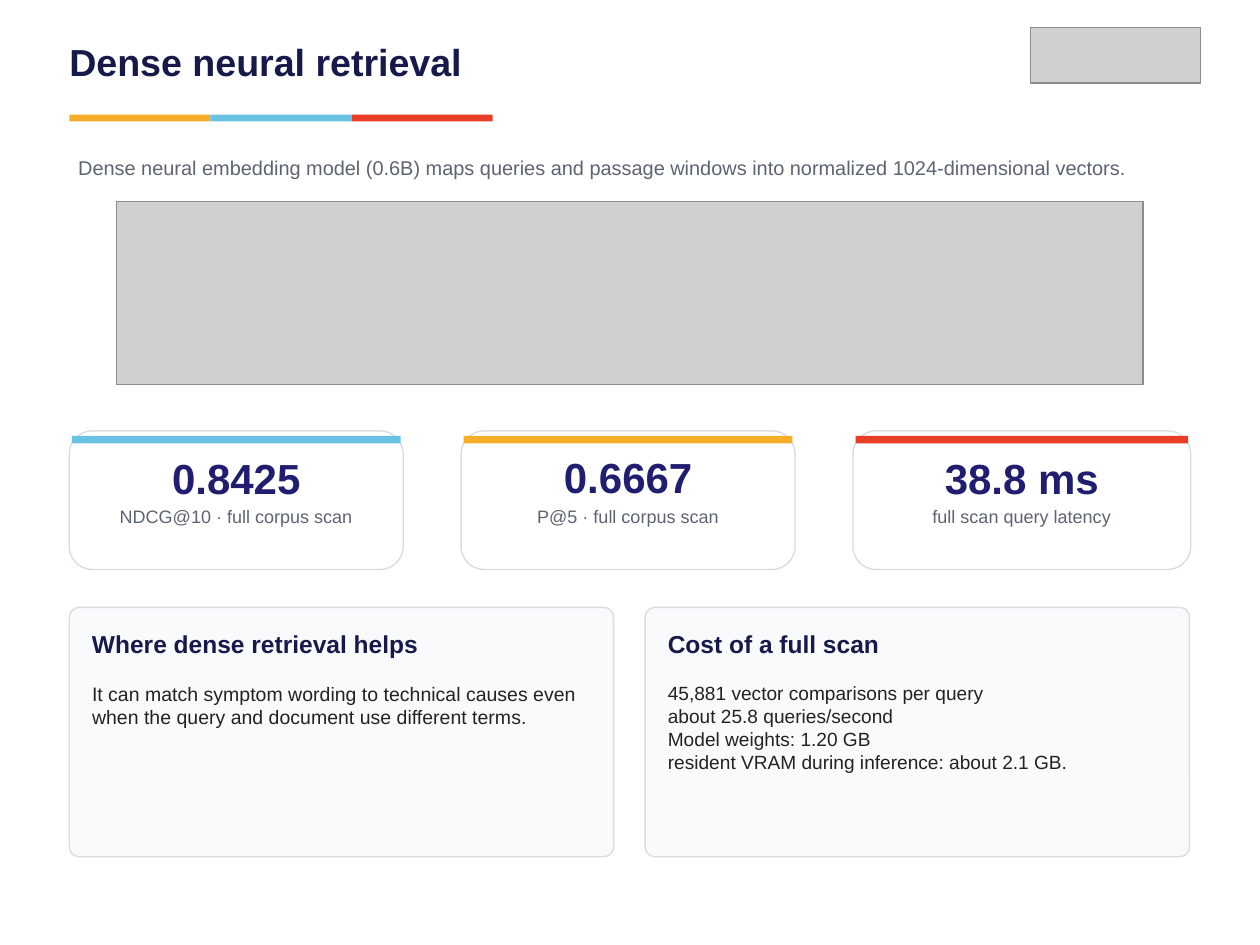
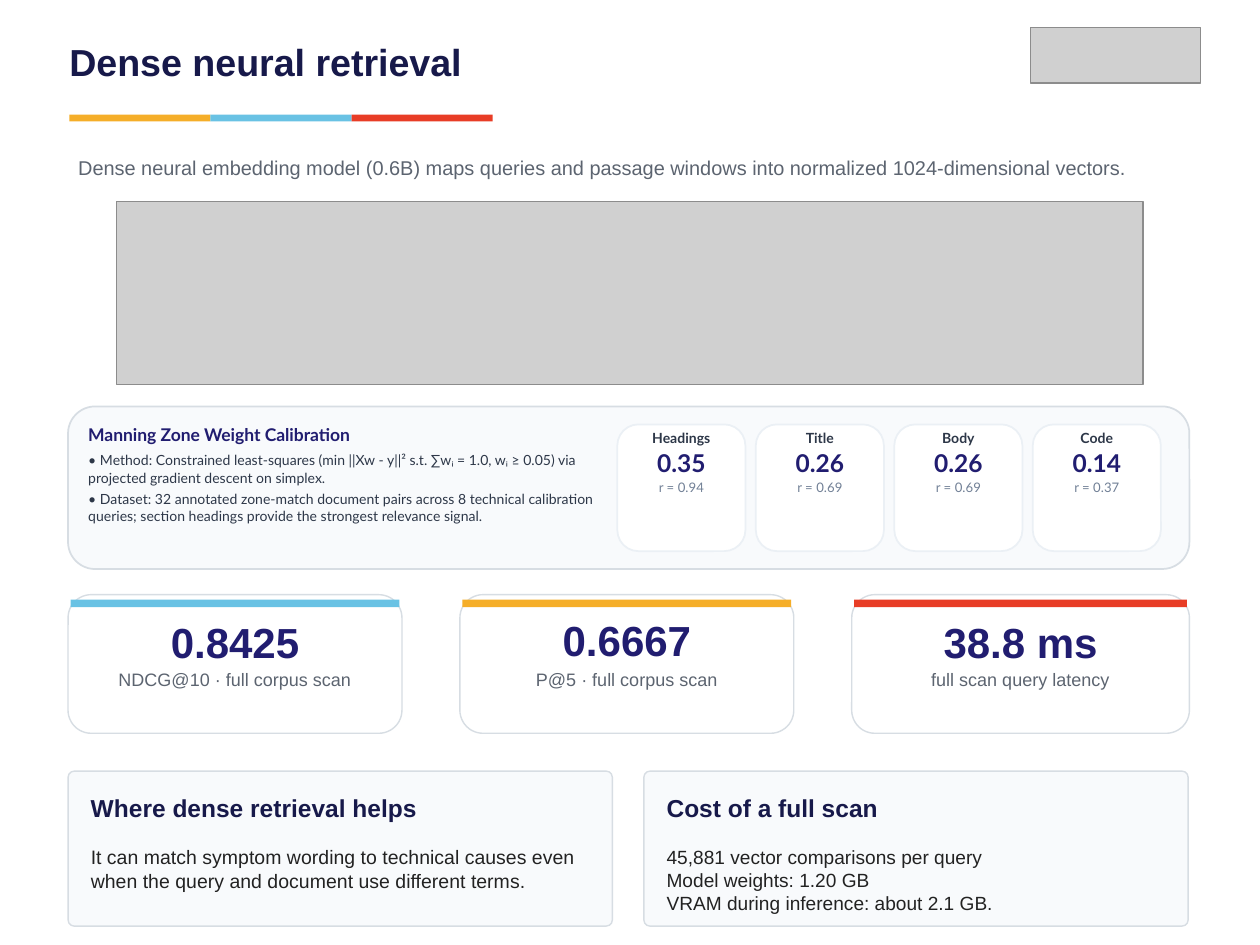
Before and after one commit to vishrutbhushan/ir-benchmark, a slide deck: slide 6 of presentation/IR_Benchmark_Presentation.pptx. Drawn at 1260x945 pixels with LibreOffice and Linux fonts; fonts in the diff are those of the drawing; grey boxes stand for pictures. Boxes give left, top, right and bottom in pixels: in the first picture for what was removed or moved away, otherwise in the second. Text is boxed around its words. In the diff, an @@ line names an element or a change of style, - is before the commit and + after.

Commit message:
PPT Update for Zone Weight

```diff
--- a/presentation/IR_Benchmark_Presentation.pptx
+++ b/presentation/IR_Benchmark_Presentation.pptx
@@ rounded rectangle added at box(68, 407, 1189, 570), fill #F8FAFC, outline #D7DDE3 1 pt @@
@@ text added at box(88, 428, 594, 524), 8 pt, text #2D3748 @@
+Manning Zone Weight Calibration
+• Method: Constrained least-squares (min ||Xw - y||² s.t. ∑wᵢ = 1.0, wᵢ ≥ 0.05) via projected gradient descent on simplex.
+• Dataset: 32 annotated zone-match document pairs across 8 technical calibration queries; section headings provide the strongest relevance signal.
@@ rounded rectangle added at box(617, 425, 746, 552), fill #FFFFFF, outline #EBF0F5 1 pt @@
@@ text added at box(652, 432, 710, 492), 8 pt, text #2D3748, bold @@
+Headings
+0.35
+r = 0.94
@@ rounded rectangle added at box(756, 425, 885, 552), fill #FFFFFF, outline #EBF0F5 1 pt @@
@@ text added at box(796, 432, 844, 492), 7.5 pt, text #718096, bold @@
+Title
+0.26
+r = 0.69
@@ rounded rectangle added at box(895, 425, 1023, 552), fill #FFFFFF, outline #EBF0F5 1 pt @@
@@ text added at box(934, 432, 982, 492), 7.5 pt, text #718096, bold @@
+Body
+0.26
+r = 0.69
@@ rounded rectangle added at box(1033, 425, 1162, 552), fill #FFFFFF, outline #EBF0F5 1 pt @@
@@ text added at box(1073, 432, 1121, 492), 7.5 pt, text #718096, bold @@
+Code
+0.14
+r = 0.37
@@ 8 texts, 3 rectangles, 3 rounded rectangles: place and size @@
-8 texts, 3 rectangles, 3 rounded rectangles at box(69, 431, 1191, 658)
+8 texts, 3 rectangles, 3 rounded rectangles at box(68, 595, 1189, 822)
@@ rounded rectangle: place and size @@
-rounded rectangle at box(69, 607, 614, 857)
+rounded rectangle at box(68, 771, 612, 926)
@@ rounded rectangle: place and size @@
-rounded rectangle at box(645, 607, 1189, 857)
+rounded rectangle at box(644, 771, 1188, 926)
@@ text "It can match symptom wording ...": place and size @@
-text "It can match symptom wording ..." at box(92, 687, 575, 728)
+text "It can match symptom wording ..." at box(91, 850, 574, 892)
@@ text at box(667, 850, 993, 914): text changed @@
-45,881 vector comparisons per query
-about 25.8 queries/second
-Model weights: 1.20 GB
-resident VRAM during inference: about 2.1 GB.
+45,881 vector comparisons per query
+Model weights: 1.20 GB
+VRAM during inference: about 2.1 GB.
```
